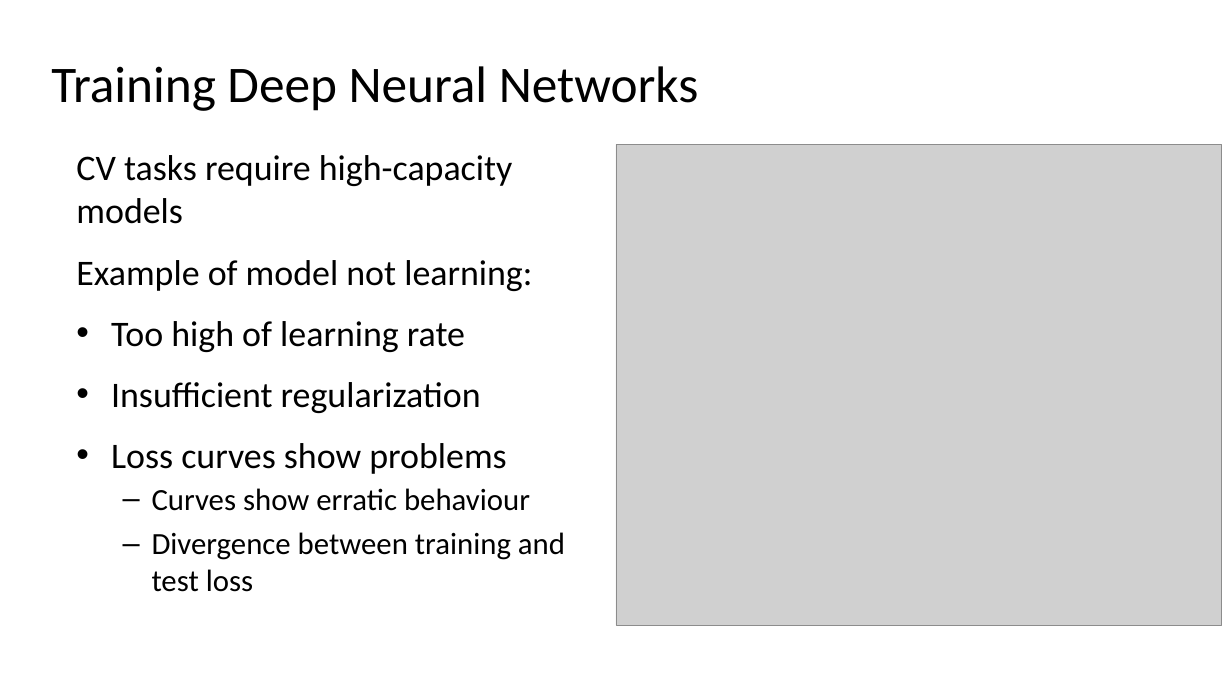
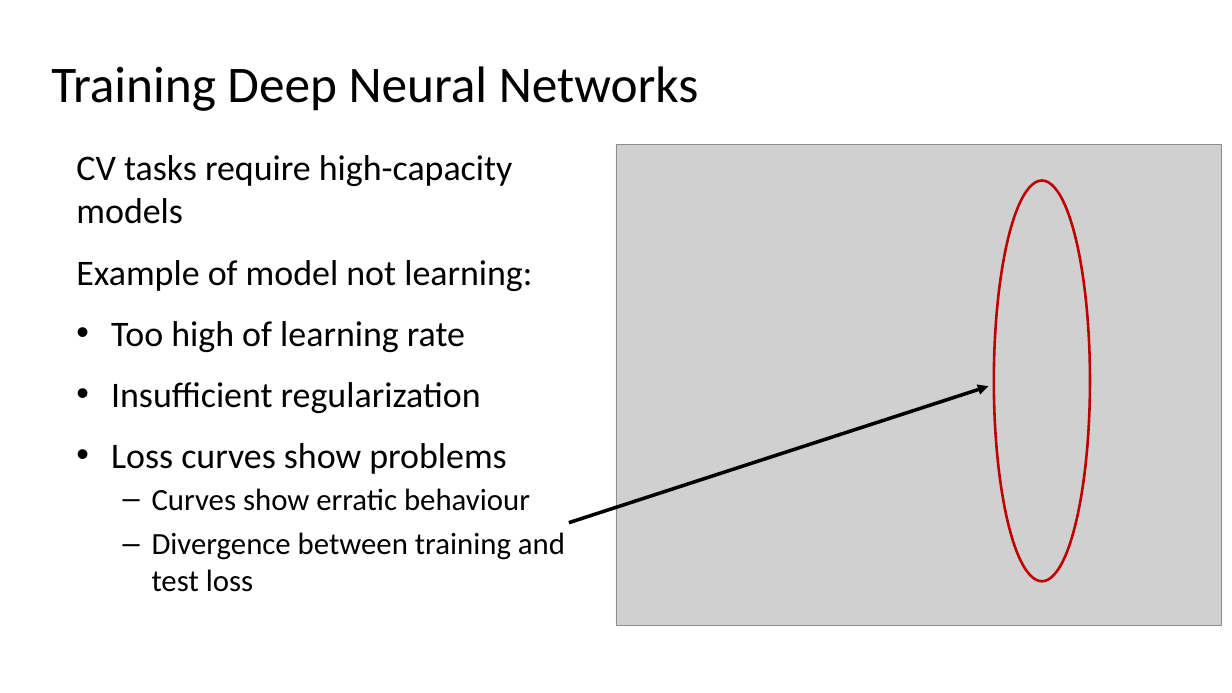
Before and after one commit to StephenElston/CSCI-E25, a slide deck: slide 59 of Slides/5_BuildingBlocksOfDeepLearning.pptx (slide 57 before the commit). Drawn at 1232x693 pixels with LibreOffice and Linux fonts; fonts in the diff are those of the drawing; grey boxes stand for pictures. Boxes give left, top, right and bottom in pixels: in the first picture for what was removed or moved away, otherwise in the second. Text is boxed around its words. In the diff, an @@ line names an element or a change of style, - is before the commit and + after.

```diff
--- a/Slides/5_BuildingBlocksOfDeepLearning.pptx
+++ b/Slides/5_BuildingBlocksOfDeepLearning.pptx
@@ ellipse added at [994, 180, 1091, 581], outline #C00000 2 pt @@
@@ arrow added from (569, 523) to (989, 386), #000000 2.75 pt @@
```
Also in this commit, not shown: 4 other slides changed, 2 slides added.
